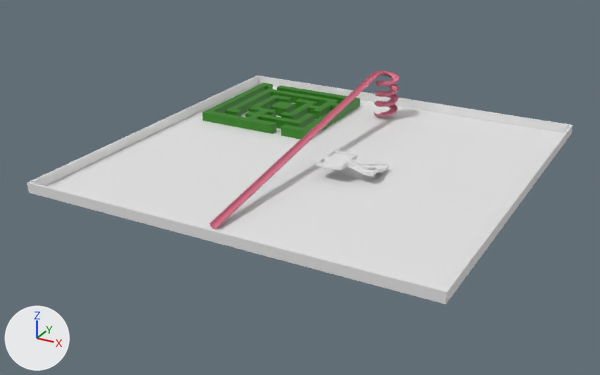
Renders of the Blender file resources/blender/physic_01.blend from each side of a commit.
Rendered twice from a 50 mm lens placed at (176.0, -345.0, 155.0), pointed at (-5.0, -15.0, -10.0). The lights are fixed; the arrows at lower left show +X, +Y and +Z.

In view in the first picture: 'Cube', 'Helix', 'Labyrinth', 'Plane'.
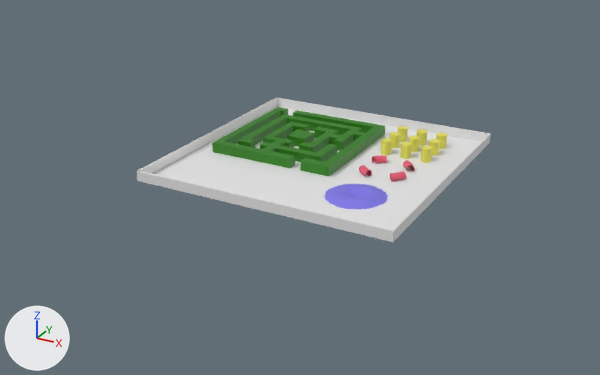
What changed in the scene script:
```text
Add mat_wave:
    mat_wave = principled_material('Wave')
    mat_wave.base_color = (0.208, 0.181, 0.8)  # blue #7e76e7
Add mat_pillars:
    mat_pillars = principled_material('Pillars')
    mat_pillars.base_color = (0.8, 0.751, 0.0984)  # yellow #e7e158
Add mat_tube:
    mat_tube = principled_material('Tube')
    mat_tube.base_color = (0.8, 0.103, 0.168)  # red #e75a72
Change me_plane:
    where me_plane.from_pydata(...)  # 16 vertices, 13 faces; spans x -100.0..100.0, y -100.0..100.0, z 0.0..5.0
    used by ob_plane; location = (0.0, 0.0, 0.0)
    me_plane part 1: the whole mesh is scaled about its middle by (0.652, 0.652, 1.01)
Add me_plane_002:
    me_plane_002.from_pydata(...)  # 289 vertices, 256 faces; spans x -15.2..15.2, y -15.2..15.2, z 0.0..2.1
    me_plane_002.polygons.foreach_set('use_smooth', [True] * 256)
    me_plane_002.materials.append(mat_wave)  # blue #7e76e7
Add me_cylinder_001:
    me_cylinder_001.from_pydata(...)  # a 16-sided cylinder along z spanning x -2.71..2.71, y -2.71..2.71, z 0.0..6.99
    me_cylinder_001.materials.append(mat_pillars)  # yellow #e7e158
Add me_torus:
    me_torus.from_pydata(...)  # 192 vertices, 144 faces; spans x -11.2..12.4, y -12.4..12.4, z -1.9..1.9
    me_torus.materials.append(mat_tube)  # red #e75a72
Remove ob_cube:
    ob_cube = bpy.data.objects.new('Cube', me_cube)
    ob_cube.location = (20.7, 0.0, 0.0)
Change ob_labyrinth:
    ob_labyrinth.location: (-36.2, 23.3, 0.0) -> (-3.4, -14.7, 0.0)
Remove ob_helix:
    ob_helix = bpy.data.objects.new('Helix', me_circle)
    ob_helix.location = (0.0, 77.5, 0.0)
    ob_helix.rotation_euler = (1.571, 0.0, 0.0)  # degrees (90, 0, 0)
Add ob_wave:
    ob_wave = bpy.data.objects.new('Wave', me_plane_002)
    ob_wave.location = (32.7, -31.3, -0.2)
Add ob_pillars:
    ob_pillars = bpy.data.objects.new('Pillars', me_cylinder_001)
    ob_pillars.location = (23.2, 24.6, 0.0)
    _m = ob_pillars.modifiers.new('Array', 'ARRAY')
    _m.count = 3
    _m.relative_offset_displace = (2.0, 0.0, 0.0)
    _m = ob_pillars.modifiers.new('Array.001', 'ARRAY')
    _m.count = 3
    _m.relative_offset_displace = (0.0, 2.0, 0.0)
Add ob_tube:
    ob_tube = bpy.data.objects.new('Tube', me_torus)
    ob_tube.location = (32.9, 2.5, 1.6)
    _m = ob_tube.modifiers.new('Solidify', 'SOLIDIFY')
    _m.thickness = 0.05
```

Where the change shows, as pixel boxes [x1, y1, x2, y2] in the pictures (600 x 375 px):
'Plane', mesh rescaled (35% narrower, 37% shorter): before [27, 75, 573, 304]; after [137, 98, 491, 242]
'Labyrinth', moved: before [202, 83, 360, 139]; after [212, 107, 385, 176]
'Helix', deleted: before [210, 71, 399, 229]
'Pillars', added (yellow): after [381, 126, 447, 163]
'Wave', added (blue): after [324, 184, 388, 209]
'Cube', deleted: before [316, 150, 389, 176]
'Tube', added (red): after [359, 155, 414, 181]
